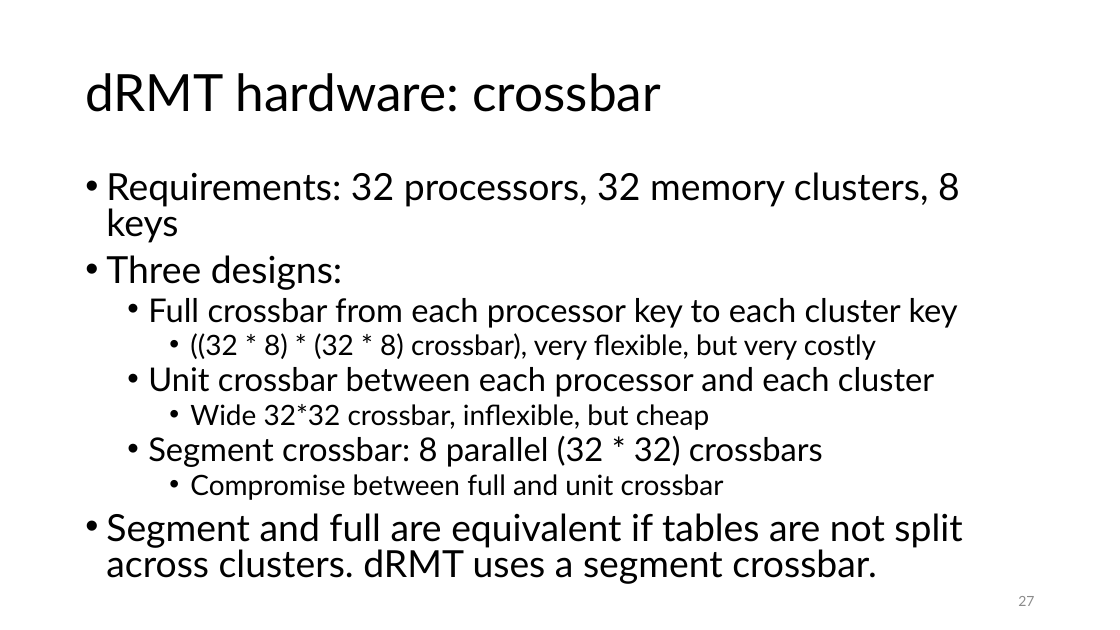
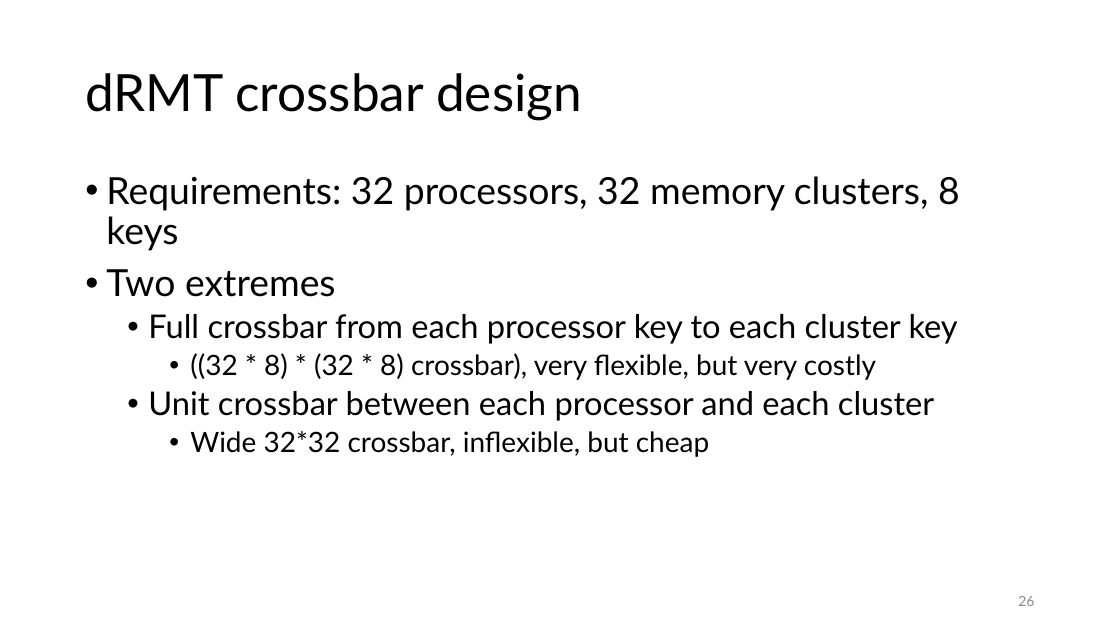
Before and after one commit to anirudhSK/drmt_talk, a slide deck: slide 26 of drmt_sigcomm.pptx (slide 27 before the commit). Drawn at 1120x630 pixels with LibreOffice and Linux fonts; fonts in the diff are those of the drawing. Boxes give left, top, right and bottom in pixels: in the first picture for what was removed or moved away, otherwise in the second. Text is boxed around its words. In the diff, an @@ line names an element or a change of style, - is before the commit and + after.

```diff
--- a/drmt_sigcomm.pptx
+++ b/drmt_sigcomm.pptx
@@ title at <box>85,73,582,120</box>: text changed @@
-dRMT hardware: crossbar
+dRMT crossbar design
@@ text at <box>106,176,960,457</box>: line spacing 0.8 to 0.9 @@
@@ text at <box>106,269,336,297</box>: text changed @@
-• Three designs:
+• Two extremes
@@ text at <box>106,436,962,584</box>: paragraphs removed @@
-  • Segment crossbar: 8 parallel (32 * 32) crossbars
-    • Compromise between full and unit crossbar
-• Segment and full are equivalent if tables are not split across clusters. dRMT uses a segment crossbar.
@@ page number at <box>1018,596,1034,606</box>: text changed @@
-27
+26
```
Also in this commit, not shown: 7 other slides changed, 1 slide added.
